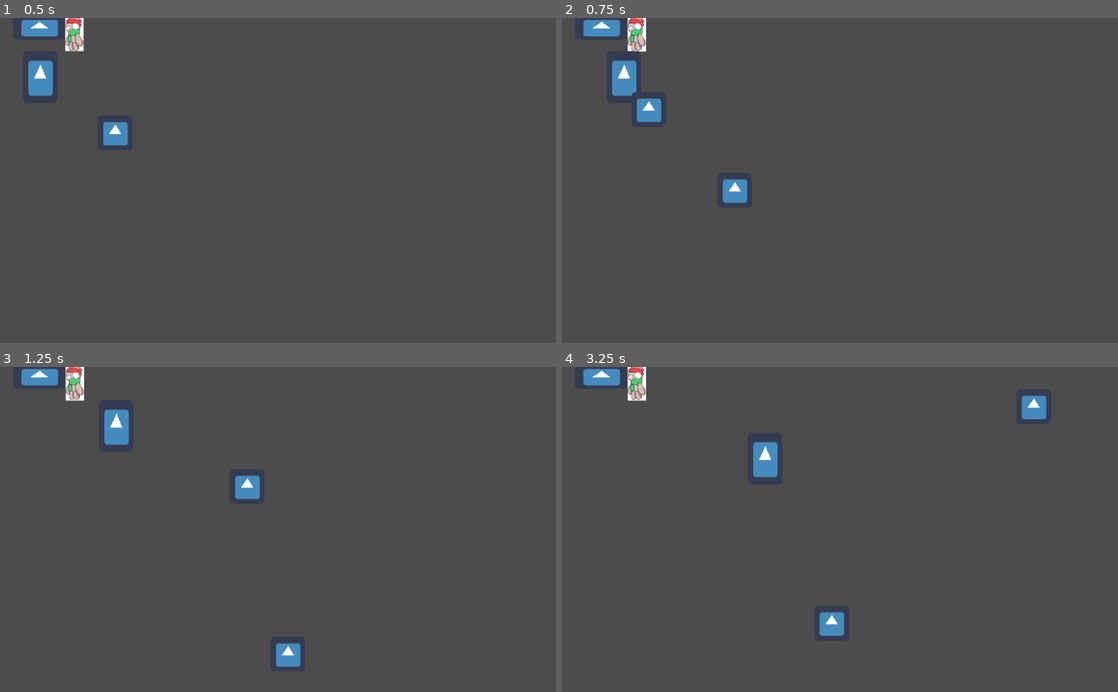
Above: before the commit, frames 1-4 (two rows, left to right).
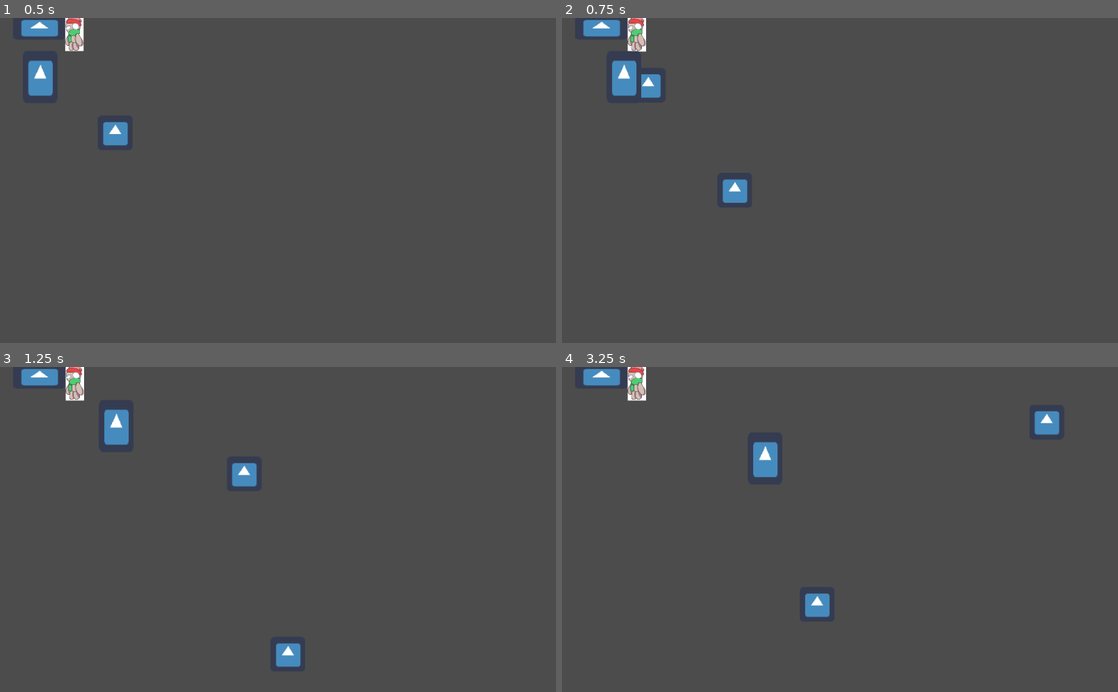
Above: after the commit, the same moments.

Repository: reidbhuntley/snowfort
Game: Godot game, scene res://Scenes/Main.tscn
The game is run twice, just before and just after one commit, with the same random seed, the same clock (stepped at 60 frames per second) and the same inputs. The engine's default icon, where the game draws it, is replaced by a stand-in: a white triangle on a blue panel in a dark square.
Inputs (mouse positions are in pixels of both pictures, inside the frame that each line leads up to):
- Up to frame 1 (0.5 s): no input
- Up to frame 2 (0.75 s): move the mouse to (962, 164) at 0.52 s; hold D (move_right) from 0.53 s (still down); click (962, 164) at 0.6 s
- Up to frame 3 (1.25 s): keep holding D (move_right)
- Up to frame 4 (3.25 s): move the mouse to (728, 545) at 1.27 s; release D (move_right) at 1.28 s; hold S (move_down) 1.28-2.03 s; click (728, 545) at 1.35 s; move the mouse to (895, 458) at 2.02 s; hold D (move_right) 2.03-2.78 s; click (895, 458) at 2.1 s; move the mouse to (812, 594) at 2.77 s; hold W (move_up) from 2.78 s (still down); click (812, 594) at 2.85 s

Frame 1 is identical in both runs. In frame 2, 0.6% of the frame differs, in the area x 12-18%, y 17-33%; in frame 3, 0.4%; in frame 4, 1.2%, in the area x 43-90%, y 8-83%.

Commit message:
Tweaked bullet
Clamped player movement. Bullet is now instantiated at player's middle instead of feet. Bullet is now destroyed when it is no longer visible.

Diff:
--- a/Scenes/Bullet.gd
+++ b/Scenes/Bullet.gd
@@ -16,3 +16,6 @@
 # Called every frame. 'delta' is the elapsed time since the previous frame.
 #func _process(delta):
 #	pass
+
+func _on_VisibilityNotifier2D_screen_exited():
+	queue_free()
--- a/Scenes/Bullet.tscn
+++ b/Scenes/Bullet.tscn
@@ -1,7 +1,10 @@
-[gd_scene load_steps=3 format=2]
+[gd_scene load_steps=4 format=2]
 
 [ext_resource path="res://icon.png" type="Texture" id=1]
 [ext_resource path="res://Scenes/Bullet.gd" type="Script" id=2]
+
+[sub_resource type="CircleShape2D" id=1]
+radius = 31.1546
 
 [node name="Bullet" type="Area2D"]
 script = ExtResource( 2 )
@@ -10,3 +13,7 @@
 texture = ExtResource( 1 )
 
 [node name="CollisionShape2D" type="CollisionShape2D" parent="."]
+shape = SubResource( 1 )
+
+[node name="VisibilityNotifier2D" type="VisibilityNotifier2D" parent="."]
+[connection signal="screen_exited" from="VisibilityNotifier2D" to="." method="_on_VisibilityNotifier2D_screen_exited"]
--- a/Scenes/Grid/Grid.gd
+++ b/Scenes/Grid/Grid.gd
@@ -34,5 +34,5 @@
 	return grid_to_world(pos + Vector2.ONE*0.5)
 
 func _process(delta):
-	print(grid)
+	#print(grid)
 	pass
--- a/Scenes/Player/Player.gd
+++ b/Scenes/Player/Player.gd
@@ -1,9 +1,15 @@
 extends KinematicBody2D
 
 const SPEED = 200
+var velocity = Vector2.ZERO
 
-var velocity = Vector2.ZERO
+var screen_size
+
 onready var BULLET_SCENE = preload("res://Scenes/Bullet.tscn")
+const BULLET_HEIGHT = 50
+
+func _ready():
+	screen_size = get_viewport_rect().size
 
 func _physics_process(delta):
 	var input_vector = Vector2.ZERO
@@ -17,6 +23,8 @@
 		velocity = Vector2.ZERO
 
 	move_and_slide(velocity) # Moves body along input vector. Slides against other objects instead of stopping dead. Accounts for delta automatically.
+	position.x = clamp(position.x, 0, screen_size.x)
+	position.y = clamp(position.y, 0, screen_size.y)
 
 func _process(delta):
 	if Input.is_action_just_pressed("ui_mouse_left"):
@@ -24,5 +32,5 @@
 
 func fire():
 	var bullet = BULLET_SCENE.instance()
-	bullet.position = get_global_position()
+	bullet.position = get_global_position() + (Vector2.UP * BULLET_HEIGHT)
 	get_parent().add_child(bullet)
